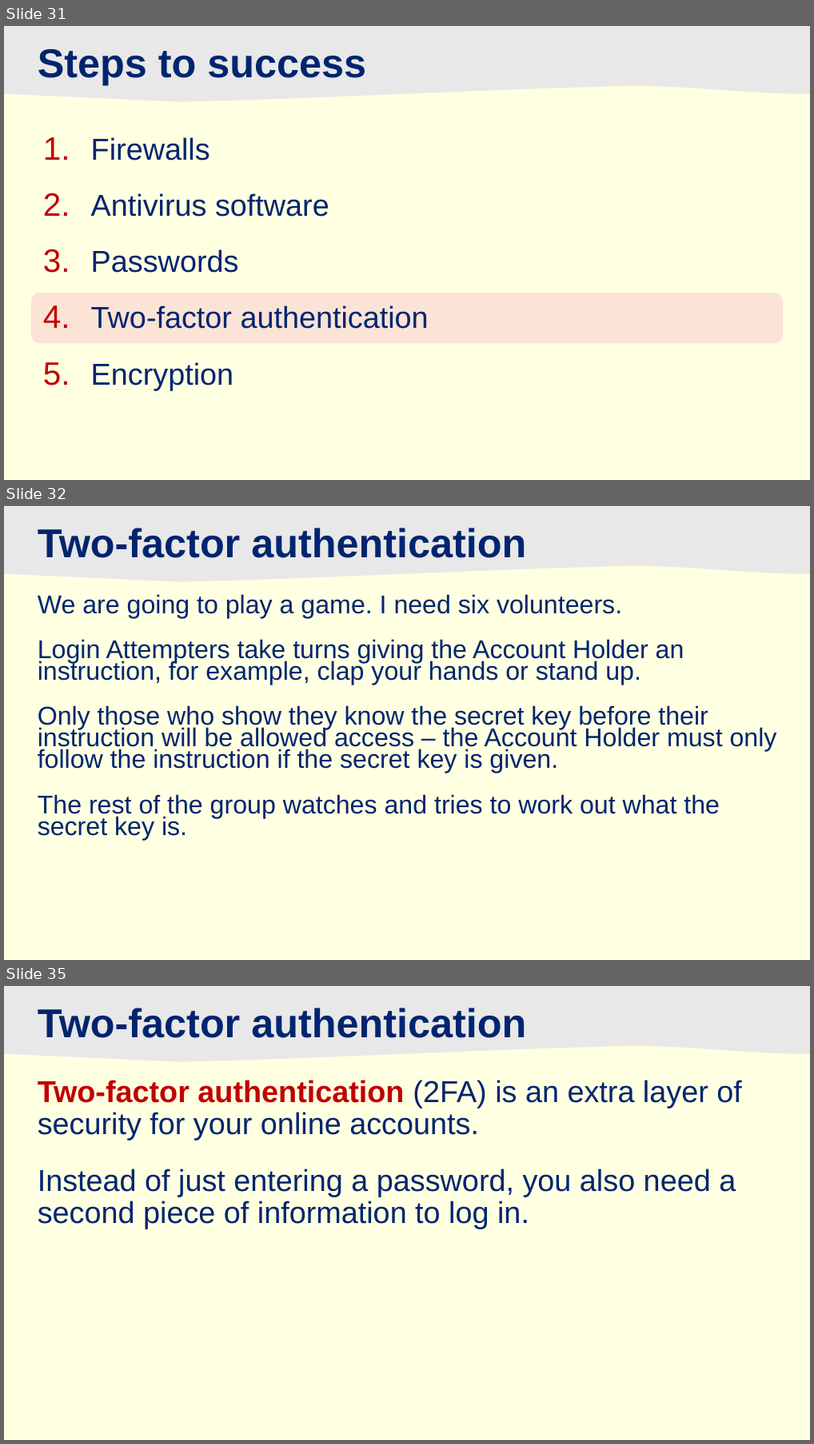
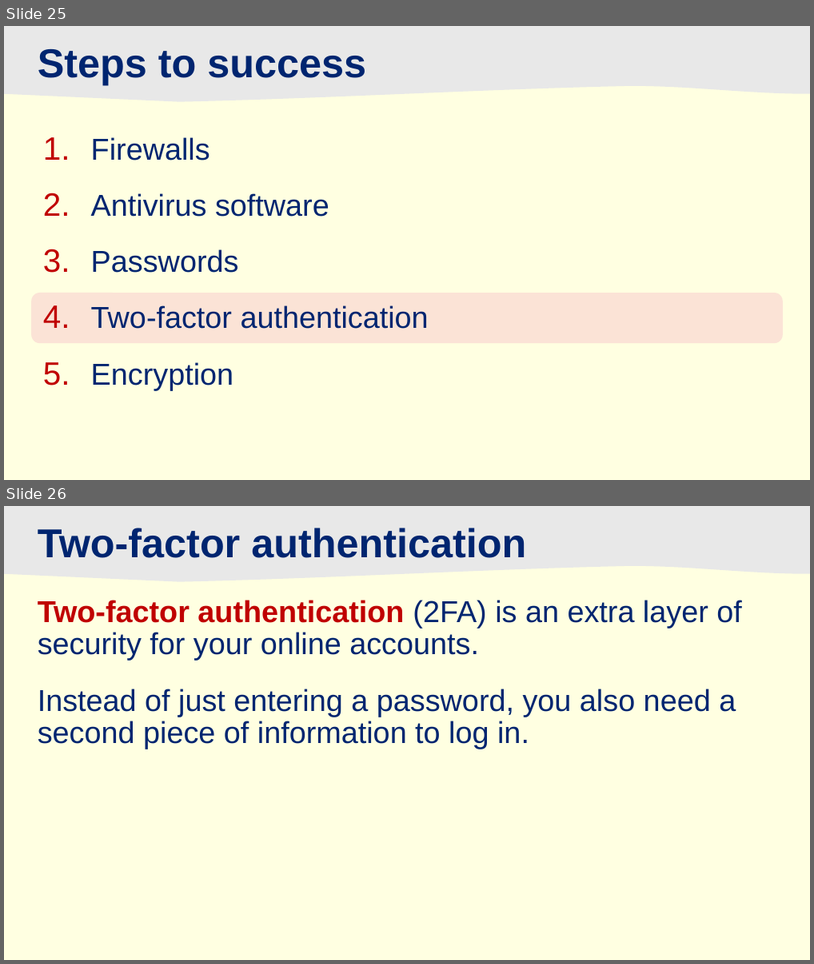
Before and after one commit to JFinnTeacher/TY-Introduction-to-Coding-with-Python, a slide deck: Lesson 05 - Understanding Cyber Threats/02_Cyber_Threats.pptx. Shown one above the other, each under a label of ours: slides 31, 32 and 35 before the commit, slides 25 and 26 after it; the slides between them are not shown. The pictures are 814x1444 and 814x964 pixels, drawn with LibreOffice and Linux fonts; fonts in the diff are those of the drawing; background and template pictures are left out. Boxes give left, top, right and bottom in pixels: in the first picture for what was removed or moved away, otherwise in the second. Text is boxed around its words. In the diff, an @@ line names an element or a change of style, - is before the commit and + after.

```diff
--- a/Lesson 05 - Understanding Cyber Threats/02_Cyber_Threats.pptx
+++ b/Lesson 05 - Understanding Cyber Threats/02_Cyber_Threats.pptx
@@ slide 32 removed at (x1=4, y1=506, x2=810, y2=960), background #FFFFE1; not listed: 1 template element that a slide beside it also shows @@
@@ title removed at (x1=38, y1=528, x2=526, y2=558) @@
-Two-factor authentication
@@ text removed at (x1=38, y1=594, x2=778, y2=840) @@
-We are going to play a game. I need six volunteers.
-Login Attempters take turns giving the Account Holder an instruction, for example, clap your hands or stand up.
-Only those who show they know the secret key before their instruction will be allowed access – the Account Holder must only follow the instruction if the secret key is given.
-The rest of the group watches and tries to work out what the secret key is.
@@ what was slide 31 is now slide 25 @@
@@ what was slide 35 is now slide 26 @@
```
Also in this commit, not shown: 1 slide changed, 18 other slides removed, 9 other files.
